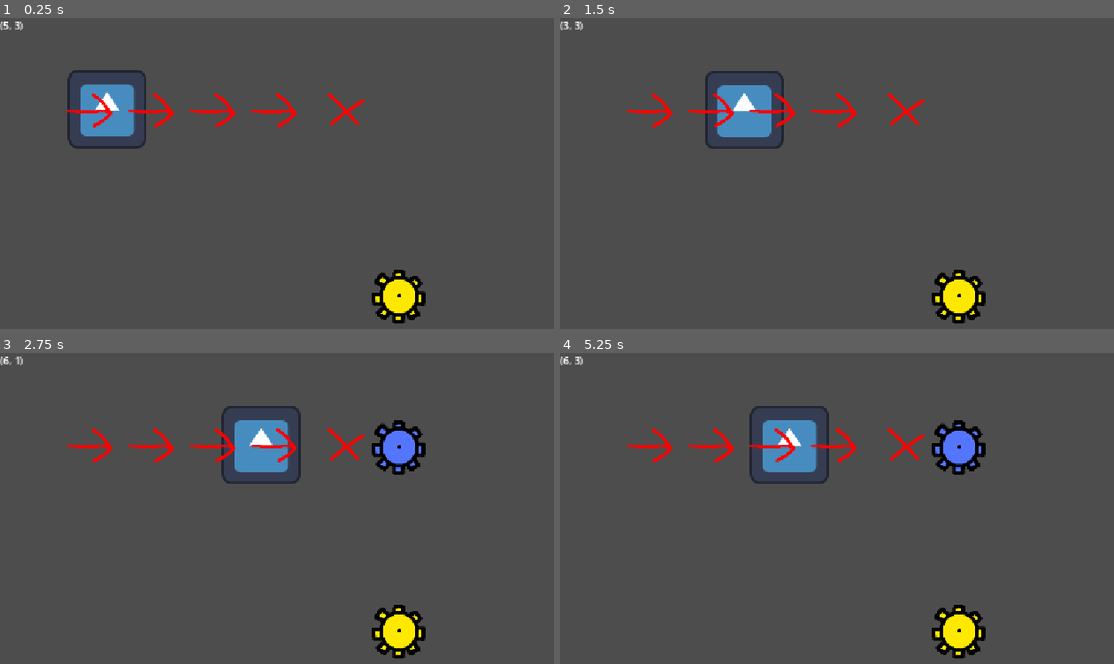
Above: before the commit, frames 1-4 (two rows, left to right).
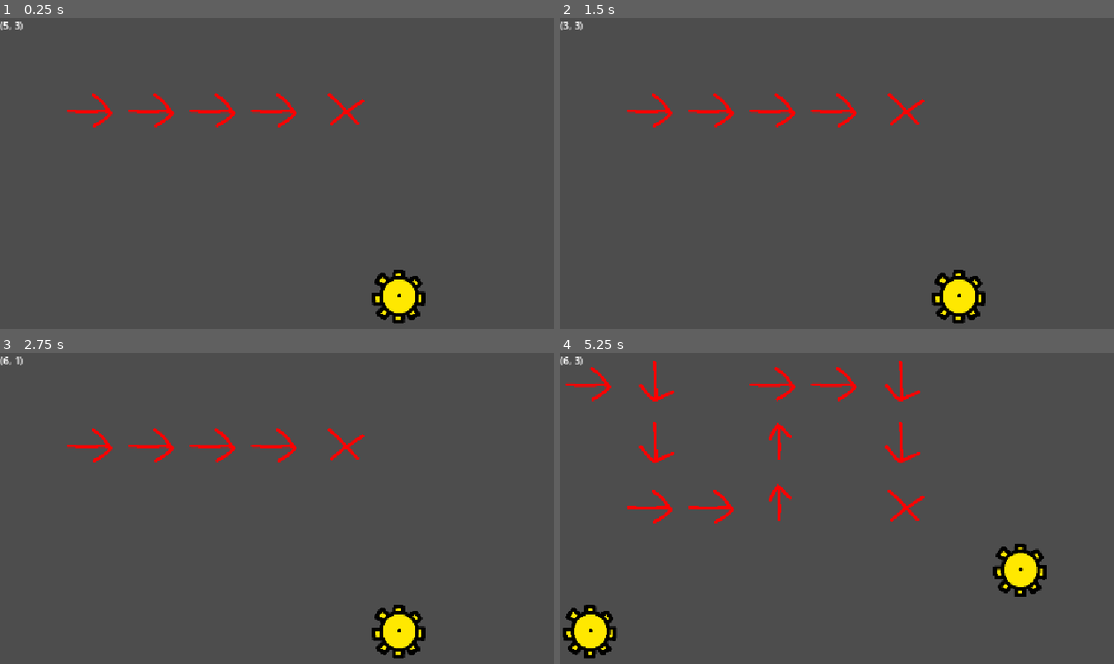
Above: after the commit, the same moments.

Repository: aughckt/spin-to-win
Game: Godot game, scene res://level/level_manager.tscn
Two runs of this game, one before a commit and one after it. Both use one fixed random seed, a clock stepped at 60 frames per second and the inputs below. The engine's default icon, where the game draws it, is replaced by a stand-in: a white triangle on a blue panel in a dark square.
Inputs (mouse positions are in pixels of both pictures, inside the frame that each line leads up to):
- Up to frame 1 (0.25 s): no input
- Up to frame 2 (1.5 s): move the mouse to (1069, 198) at 0.52 s; hold Space (interact) 0.53-1.28 s; right-click (1069, 198) at 0.6 s; move the mouse to (770, 235) at 1.27 s; tap Space (interact) at 1.35 s
- Up to frame 3 (2.75 s): right-click (210, 570) at 1.55 s; move the mouse to (426, 464) at 2.02 s; hold Space (interact) from 2.03 s (still down); click (426, 464) at 2.1 s
- Up to frame 4 (5.25 s): move the mouse to (881, 629) at 2.77 s; release Space (interact) at 2.78 s; right-click (881, 629) at 2.85 s; move the mouse to (outside the picture) at 3.52 s; hold Space (interact) 3.53-4.28 s; tap Middle mouse button (M3) at 3.6 s; move the mouse to (704, 492) at 4.27 s; tap Space (interact) at 4.35 s; right-click (704, 492) at 4.55 s; move the mouse to (947, 552) at 5.02 s; hold Space (interact) from 5.03 s (still down); right-click (947, 552) at 5.1 s

The runs differ from the first frame. In frame 1, 2.0% of the frame differs, in the area x 12-27%, y 16-43%; in frame 2, 1.9%; in frame 3, 3.2%; in frame 4, 9.4%, in the area x 0-88%, y 2-99%.

Commit message:
wave system, build/wave phase

Diff:
--- a/environment/environment.gd
+++ b/environment/environment.gd
@@ -24,6 +24,7 @@
 ##name of the tileset property Type, which is basically just an id that tells troopers what to do
 const name_type := "Type"
 
+var is_build_phase: bool = true
 
 ###emitted when any origin gear is powered on or off. new_status is true if the power is on, false otherwise.
 #signal OriGearPowerSet(tile: Vector2i, new_status: bool)
@@ -45,6 +46,9 @@
 
 
 func _physics_process(_delta: float) -> void:
+	if not is_build_phase:
+		return
+
 	var mouse_pos := gearmap.get_local_mouse_position()
 	var tile := gearmap.local_to_map(mouse_pos)
 
@@ -61,6 +65,7 @@
 		elif ori_gear_state.has(tile):
 			toggle_ori(tile)
 
+
 ##returns the new target position in global or the given position if its an end tile
 func move_target_from_global(global_pos: Vector2) -> Vector2:
 	if not tilemap:
@@ -203,7 +208,7 @@
 		var new_set := GearSet.create(false)
 		tile_to_gear_set[ntile] = new_set
 		build_set_recursive(ntile, tile, new_set)
-		print("Create set: %s" % new_set.gears)
+		#print("Create set: %s" % new_set.gears)
 
 	tile_to_gear_set.erase(tile)
 
--- a/level/level.gd
+++ b/level/level.gd
@@ -3,7 +3,13 @@
 
 @export var level_hp: int = 20
 @export var spawn_point: Node2D
+@export var wave_list: Array[Curve]
+@export var env: Env
 
 
 func get_spawn_point() -> Vector2:
 	return spawn_point.global_position
+
+
+func set_build_phase(value: bool) -> void:
+	env.is_build_phase = value
--- a/level/level_manager.gd
+++ b/level/level_manager.gd
@@ -9,6 +9,9 @@
 	preload("res://level/level_snake.tscn")]
 var current_level: Level = null
 var current_hp: int = 20
+var is_build_phase: bool = true
+var current_wave_list: Array[Curve]
+var current_wave_index: int = 0
 
 
 func _ready() -> void:
@@ -17,6 +20,15 @@
 
 	if current_level == null:
 		load_level()
+
+
+func _input(event: InputEvent) -> void:
+	## Debug. Press space to start or end a wave
+	if event.is_action_pressed("interact"):
+		if is_build_phase:
+			start_wave()
+		else:
+			end_wave()
 
 
 func win_level() -> void:
@@ -33,23 +45,43 @@
 
 
 func load_level() -> void:
-	TrooperSpawner.INST.enabled = false
 	if Env.INST:
 		Env.INST.delete()
 
 	if level_array.size() <= current_level_index:
 		print("You won the game!")
-		TrooperSpawner.INST.clear_troopers()
 		return
 
 	current_level = level_array[current_level_index].instantiate()
+	set_build_phase(true)
 	add_child(current_level)
 	current_hp = current_level.level_hp
-
-	TrooperSpawner.INST.clear_troopers()
+	current_wave_list = current_level.wave_list
+	current_wave_index = 0
 	TrooperSpawner.INST.spawn_point = current_level.get_spawn_point()
 
-	TrooperSpawner.INST.enabled = true
+
+func start_wave() -> void:
+	set_build_phase(false)
+	print("%s: Wave %s started!" % [name, current_wave_index])
+	TrooperSpawner.INST.set_wave(current_wave_list[current_wave_index])
+
+
+func end_wave() -> void:
+	print("%s: Wave %s ended!" % [name, current_wave_index])
+	set_build_phase(true)
+	current_wave_index += 1
+	TrooperSpawner.INST.set_wave(null)
+	if current_wave_index >= current_wave_list.size():
+		win_level()
+		return
+
+
+func set_build_phase(value: bool) -> void:
+	is_build_phase = value
+	TrooperSpawner.INST.clear_troopers()
+	if current_level:
+		current_level.set_build_phase(value)
 
 
 func take_damage(amount: int) -> void:
--- a/level/template_level.tscn
+++ b/level/template_level.tscn
@@ -3,15 +3,28 @@
 [ext_resource type="Script" uid="uid://c0nyrmno1wcfb" path="res://level/level.gd" id="1_7lnir"]
 [ext_resource type="PackedScene" uid="uid://cji2yg5dqgn0q" path="res://environment/environment.tscn" id="2_hiaeh"]
 
-[node name="TemplateLevel" type="Node2D" unique_id=251983101 node_paths=PackedStringArray("spawn_point")]
+[sub_resource type="Curve" id="Curve_ugjw3"]
+_limits = [0.0, 5.0, 0.0, 30.0]
+_data = [Vector2(0, 3.0337079), 0.0, 0.0, 0, 0, Vector2(8.437499, 1.0674157), 0.0, 0.0, 0, 0, Vector2(14.687498, 2.8089888), 0.0, 0.0, 0, 0, Vector2(30, 1.8539329), 0.0, 0.0, 0, 0]
+point_count = 4
+
+[sub_resource type="Curve" id="Curve_hiaeh"]
+_limits = [0.0, 10.0, 0.0, 10.0]
+_data = [Vector2(0, 0.9325843), 0.0, 0.0, 0, 0, Vector2(1e-05, 0.5617981), 0.0, 0.0, 0, 0, Vector2(3.75, 3.0337086), 0.0, 0.0, 0, 0, Vector2(6.40625, 1), 0.0, 0.0, 0, 0, Vector2(10, 1.5730343), 0.0, 0.0, 0, 0]
+point_count = 5
+
+[node name="TemplateLevel" type="Node2D" unique_id=251983101 node_paths=PackedStringArray("spawn_point", "env")]
 script = ExtResource("1_7lnir")
 level_hp = 3
 spawn_point = NodePath("SpawnPoint")
+wave_list = Array[Curve]([SubResource("Curve_ugjw3"), SubResource("Curve_hiaeh"), SubResource("Curve_hiaeh")])
+env = NodePath("Environment")
 
 [node name="SpawnPoint" type="Node2D" parent="." unique_id=1156764314]
 position = Vector2(151, 148)
 
 [node name="Environment" parent="." unique_id=123182581 instance=ExtResource("2_hiaeh")]
+unique_name_in_owner = true
 
 [node name="TileMapLayer" parent="Environment" index="0" unique_id=108710037]
 tile_map_data = PackedByteArray(0, 0, 1, 0, 1, 0, 0, 0, 0, 0, 0, 0, 0, 0, 2, 0, 1, 0, 0, 0, 0, 0, 0, 0, 0, 0, 3, 0, 1, 0, 0, 0, 0, 0, 0, 0, 0, 0, 4, 0, 1, 0, 0, 0, 0, 0, 0, 0, 0, 0, 5, 0, 1, 0, 0, 0, 2, 0, 0, 0, 0, 0)
--- a/level/trooper_spawner.gd
+++ b/level/trooper_spawner.gd
@@ -4,11 +4,11 @@
 #TODO Currently the logic is really simple, just spawn one every 2 seconds.
 
 static var INST: TrooperSpawner
-const MAX_TIMER: float = 3.0
 @export var spawn_point: Vector2
-var timer: float = 0.0
-var enabled: bool = true
+var elapsed_wave_time: float = 0.0
+var spawn_timer: float = 0.0
 var trooper_pool: Pool
+var current_wave: Curve = null
 @onready var trooper_scene: PackedScene = preload("res://troopers/trooper.tscn")
 
 
@@ -19,12 +19,18 @@
 
 
 func _physics_process(delta: float) -> void:
-	if not enabled:
+	if not current_wave:
 		return
 
-	timer -= delta
-	if timer <= 0:
-		timer = MAX_TIMER
+	elapsed_wave_time += delta
+	spawn_timer -= delta
+
+	if elapsed_wave_time > current_wave.max_domain:
+		LevelManager.INST.end_wave()
+		return
+
+	if spawn_timer <= 0:
+		spawn_timer = current_wave.sample(elapsed_wave_time)
 		spawn_trooper()
 
 
@@ -37,7 +43,7 @@
 
 
 func clear_troopers() -> void:
-	timer = 0.0
+	elapsed_wave_time = 0.0
 	for child: Node in get_children():
 		trooper_pool.pool(child)
 
@@ -45,3 +51,9 @@
 func pool_trooper(trooper: Trooper) -> void:
 	trooper.enabled = false
 	trooper_pool.pool(trooper)
+
+
+func set_wave(curve: Curve) -> void:
+	current_wave = curve
+	if current_wave:
+		spawn_timer = current_wave.sample(elapsed_wave_time)
--- a/project.godot
+++ b/project.godot
@@ -33,11 +33,6 @@
 
 [input]
 
-click={
-"deadzone": 0.2,
-"events": [Object(InputEventMouseButton,"resource_local_to_scene":false,"resource_name":"","device":-1,"window_id":0,"alt_pressed":false,"shift_pressed":false,"ctrl_pressed":false,"meta_pressed":false,"button_mask":1,"position":Vector2(221, 19),"global_position":Vector2(230, 67),"factor":1.0,"button_index":1,"canceled":false,"pressed":true,"double_click":false,"script":null)
-]
-}
 up={
 "deadzone": 0.2,
 "events": [Object(InputEventKey,"resource_local_to_scene":false,"resource_name":"","device":-1,"window_id":0,"alt_press …(192 unchanged characters)…
--- a/troopers/trooper.gd
+++ b/troopers/trooper.gd
@@ -17,7 +17,7 @@
 
 
 func _physics_process(delta: float) -> void:
-	if not enabled:
+	if not Env.INST:
 		return
 
 	var new_pos := global_position + walk_normal * move_speed * delta
